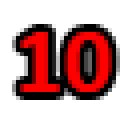
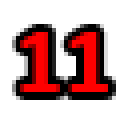
Comparing the layer stacks of the two w=128, h=128 images. Changes:
renamed "10" to "11", painted on it over [56, 32, 112, 92]
